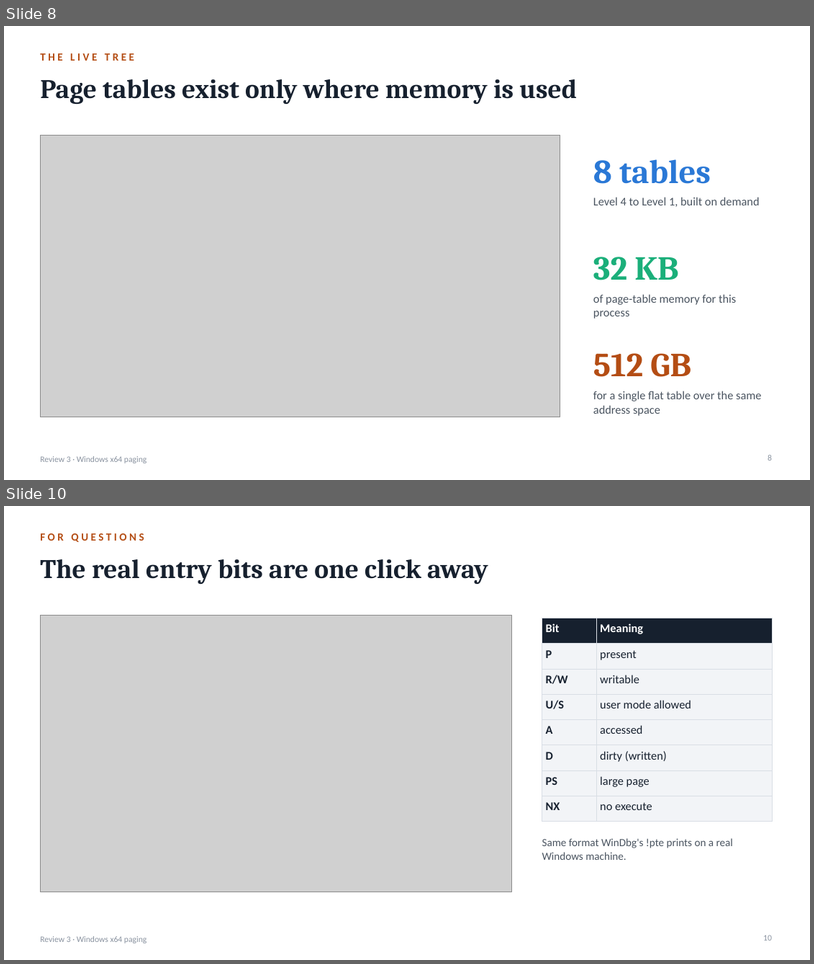
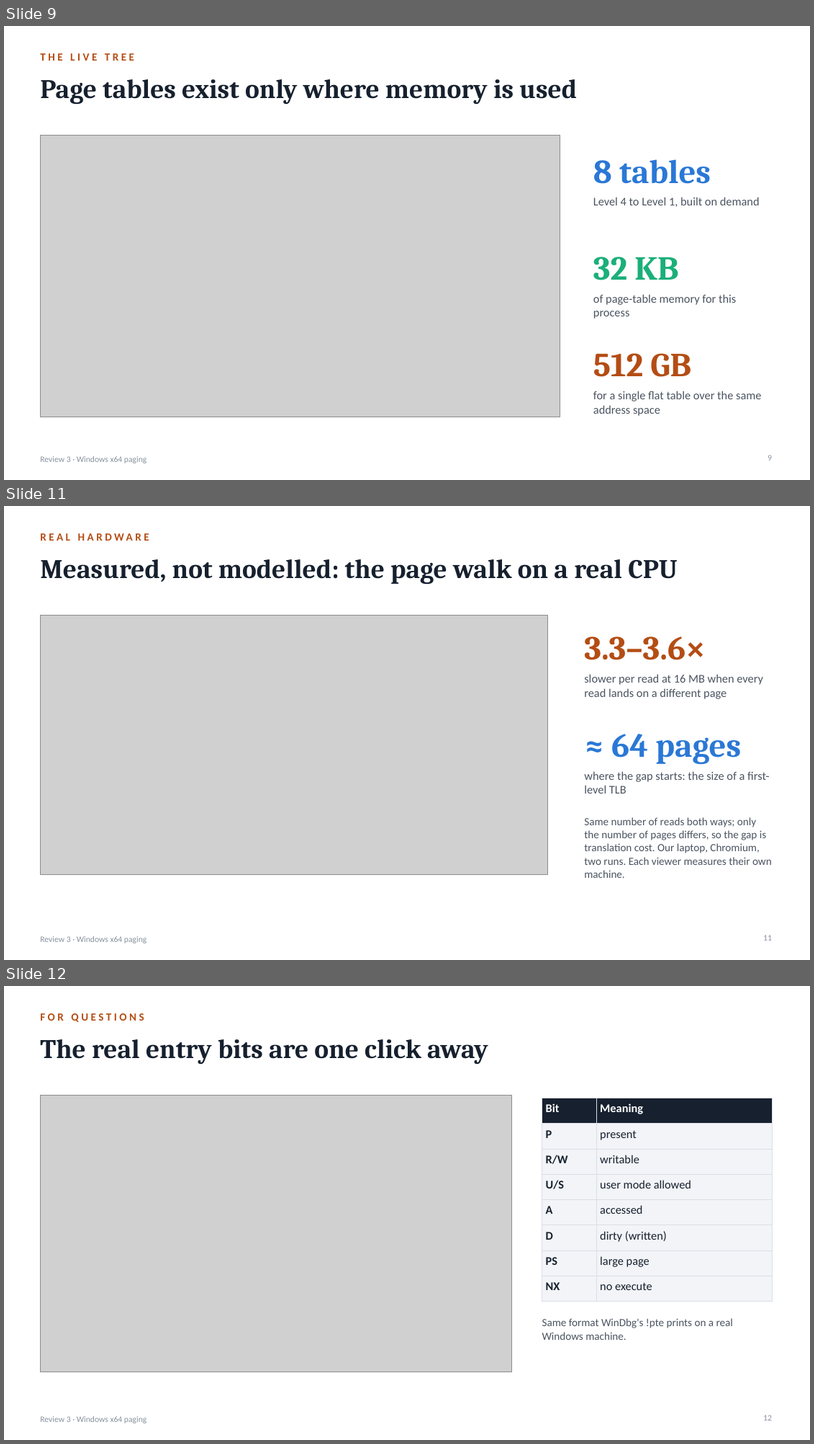
Before and after one commit to AkhileshRegmi/Comparative-Analysis-of-Traditional-and-Modern-Memory-Translation-Architectures, a slide deck: deliverables/review3_changes.pptx. Shown one above the other, each under a label of ours: slides 8 and 10 before the commit, slides 9, 11 and 12 after it; the slides between them are not shown. The pictures are 814x964 and 814x1444 pixels, drawn with LibreOffice and Linux fonts; fonts in the diff are those of the drawing; grey boxes stand for pictures. Boxes give left, top, right and bottom in pixels: in the first picture for what was removed or moved away, otherwise in the second. Text is boxed around its words. In the diff, an @@ line names an element or a change of style, - is before the commit and + after.

```diff
--- a/deliverables/review3_changes.pptx
+++ b/deliverables/review3_changes.pptx
@@ slide 11 added at <box>4,506,810,960</box>, background #FFFFFF; not listed: 1 template element that a slide beside it also shows @@
@@ text added at <box>40,533,149,541</box>, 13 pt, text #B44D14, bold @@
+REAL HARDWARE
@@ title added at <box>40,559,678,584</box>, 32 pt, text #16202E, bold @@
+Measured, not modelled: the page walk on a real CPU
@@ picture added at <box>40,615,548,875</box> @@
@@ text added at <box>584,636,705,660</box>, 40 pt, text #B44D14, bold @@
+3.3–3.6×
@@ text added at <box>584,674,764,699</box>, 14 pt, text #4A5460 @@
+slower per read at 16 MB when every read lands on a different page
@@ text added at <box>612,734,741,764</box>, 40 pt, text #2A78D6, bold @@
+≈ 64 pages
@@ text added at <box>584,771,769,793</box>, 14 pt, text #4A5460 @@
+where the gap starts: the size of a first-level TLB
@@ text added at <box>584,817,772,878</box>, 13 pt, text #4A5460 @@
+Same number of reads both ways; only the number of pages differs, so the gap is translation cost. Our laptop, Chromium, two runs. Each viewer measures their own machine.
@@ page number added at <box>764,934,772,940</box>, 10 pt, text #8A93A0 @@
+11
@@ what was slide 8 is now slide 9 @@
@@ what was slide 10 is now slide 12 @@
@@ page number at <box>764,1414,772,1420</box>: text changed @@
-10
+12
```
Also in this commit, not shown: 4 slides changed, 1 other slide added, 4 other files.
